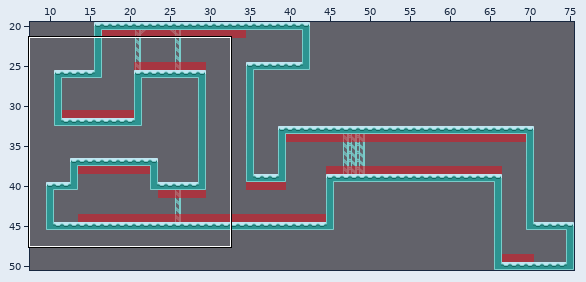
Two states of a Tiled map (JSON), assets/jsons/levels/level4.json. Above: a wide view before the commit, with the close-up outlined.
Close-up. The starting point:
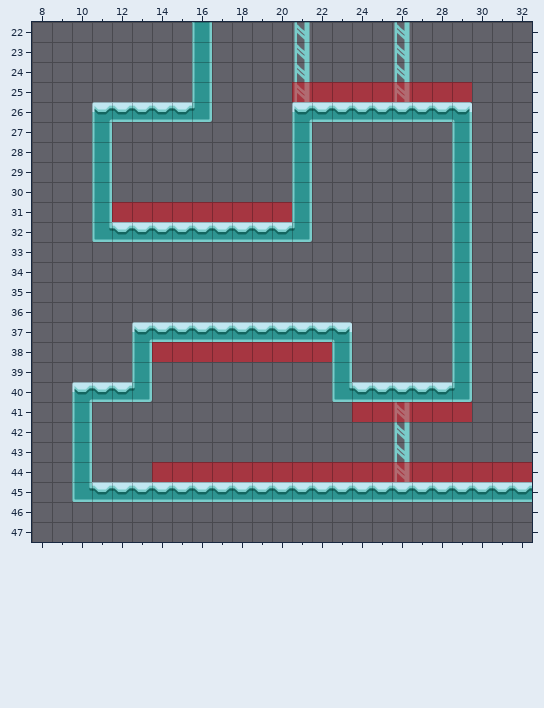
Cells are 64x64 px. Shown: x 8..32, y 22..47. The commit also changed other parts of the map, which this record leaves out.
Now the later version:
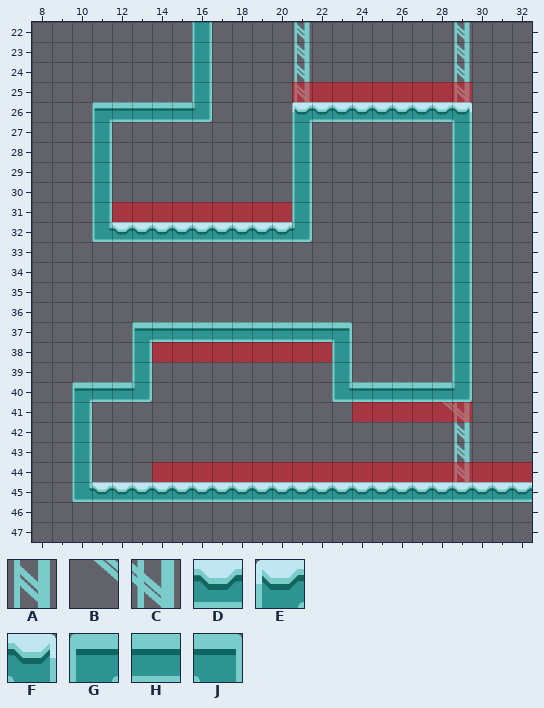
Key: from "supports": A 0 "supports", B 6 "supports", C 7 "supports"; from "terrain": D 2 "terrain", E 4 "terrain", F 5 "terrain", G 19 "terrain", H 20 "terrain", J 21 "terrain".
_ is an empty cell.
Tiles replaced or removed in this view: A, D, E, F.
Commit message: fixing ceiling tiles and supports
The exact change:
Changed rows in their new state; . is an unchanged cell.
Layer "Terrain":
first column x 11:
26 GHHHH
first column x 10:
37 ...GHHHHHHHHHJ.....
40 GHH...........HHHHH
Layer "Supports":
first column x 26:
22 _..A
23 _..A
24 _..A
25 _..A
first column x 26:
41 _.BC
42 _..A
43 _..A
44 _..A
Pixel boxes of the changes (left, top, right, bottom) in both close-ups:
removed: (394, 22, 410, 102)
added: (454, 22, 470, 102)
changed: (92, 102, 192, 115)
changed: (132, 322, 352, 335)
changed: (72, 382, 132, 395)
changed: (352, 382, 470, 482)
